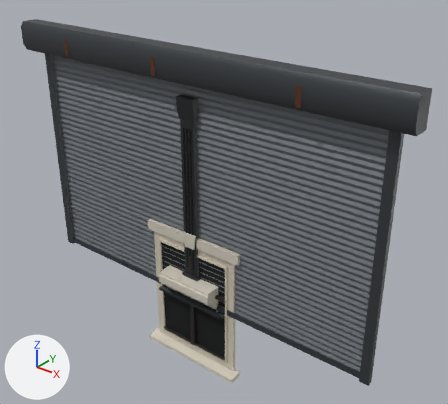
A saved change to the glTF model public/models/buildings.glb.
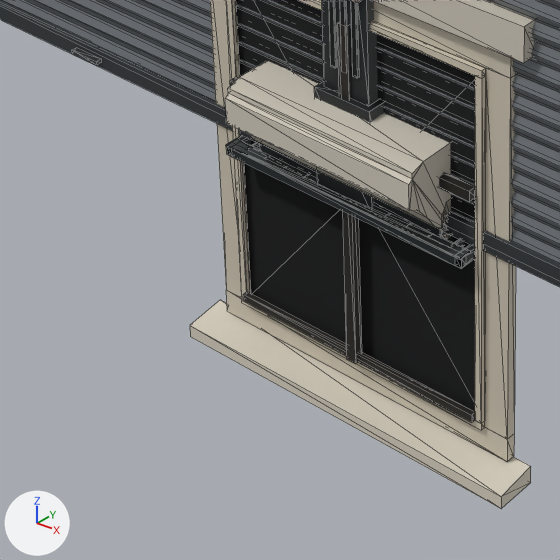
Each version is shown whole from a 50 mm camera at (5.52, -6.17, 5.72) aimed at (0.27, 0.39, 1.65), then close up on the part from 22% to 55% of the width and 62% to 98% of the height. Every picture has the same lights, and +X, +Y and +Z are marked at lower left. The first two pictures are the older version. The close-ups show mesh edges as thin lines. Where no turn or scale is listed for an object, it has been applied to the vertices.

Script lines for the objects in view, before the commit:
```python
me_shop_ledge = bpy.data.meshes.new('shop_ledge')
me_shop_ledge.from_pydata(...)  # 12 vertices, 20 faces; spans x -0.5..0.5, y -0.05..0.05, z -0.045..0.045
me_shop_ledge.materials.append(mat_bld_shop)  # black #23282a
me_stair_tread = bpy.data.meshes.new('stair_tread')
me_stair_tread.from_pydata(...)  # 128 vertices, 204 faces; spans x -0.65..0.65, y -0.153..0.153, z -0.027..0.027
# faces by material slot: [48, 12, 144]
me_stair_tread.materials.append(mat_bld_steel)  # dark grey #3d4447
me_stair_tread.materials.append(mat_bld_checker)  # grey #6a7174
me_stair_tread.materials.append(mat_bld_grating)  # dark grey #4b5254
me_window_unit = bpy.data.meshes.new('window_unit')
me_window_unit.from_pydata(...)  # 112 vertices, 196 faces; spans x -0.9..0.9, y -0.1..0.1, z -1.23..1.23
# faces by material slot: [96, 12, 36, 28, 24]
me_window_unit.materials.append(mat_bld_frame)  # pale yellow #cfc6b4
me_window_unit.materials.append(mat_bld_recess)  # black #07090c
me_window_unit.materials.append(mat_bld_sash)  # black #2a2622
me_window_unit.materials.append(mat_bld_stone)  # pale yellow #d8d0c0
me_window_unit.materials.append(mat_bld_trim)  # pale yellow #cfc8ba
ob_shop_ledge = bpy.data.objects.new('shop_ledge', me_shop_ledge)
ob_shop_ledge.location = (0.0, -0.05, 0.045)
ob_stair_tread = bpy.data.objects.new('stair_tread', me_stair_tread)
ob_stair_tread.location = (0.0, -0.002, 0.002)
ob_window_unit = bpy.data.objects.new('window_unit', me_window_unit)
ob_window_unit.location = (0.0, -0.1, -0.01)
# also in view: 'shutter' at (0.0, -0.15, 2.0); 'cornice' at (0.0, -0.14, 0.22); 'shop_pilaster' at (0.0, -0.06, 1.66)
```
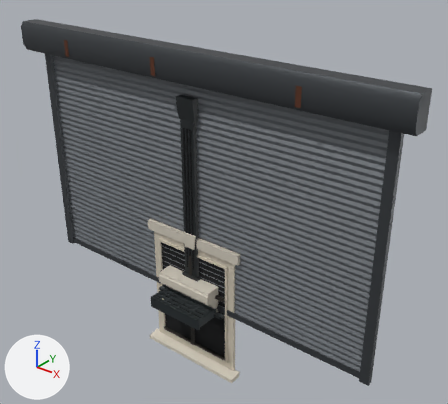
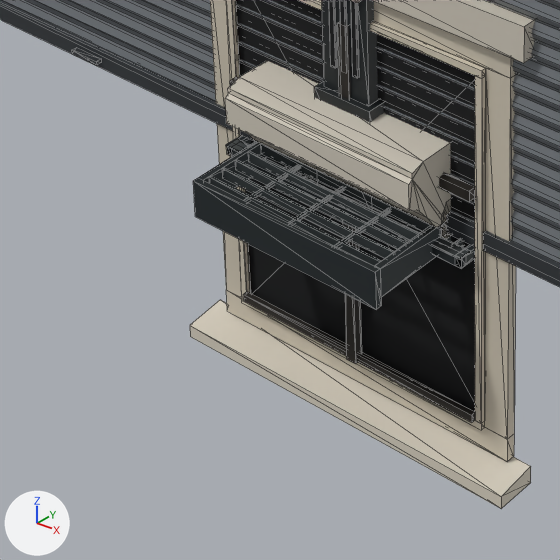
The change, as a list of edits to the scene's bpy script:
```text
Add me_grating_deck:
    me_grating_deck.from_pydata(...)  # 148 vertices, 228 faces; spans x -0.5..0.5, y -0.5..0.5, z -0.09..0.09
    # faces by material slot: [48, 180]
    me_grating_deck.materials.append(mat_bld_steel)  # dark grey #3d4447
    me_grating_deck.materials.append(mat_bld_grating)  # dark grey #4b5254
Add ob_grating_deck:
    ob_grating_deck = bpy.data.objects.new('grating_deck', me_grating_deck)
    ob_grating_deck.location = (0.0, 0.0, 0.0)
```

Where the change shows, as pixel boxes (x1, y1, x2, y2) in the close-ups (560 x 560 px):
'grating_deck', added
    after: (193, 141, 451, 309)
    faces in mat_bld_steel (dark grey #3d4447): (193, 141, 451, 309)
    faces in mat_bld_grating (dark grey #4b5254): (209, 144, 430, 266)
'stair_tread', unchanged, covered by the edit
    both: (226, 135, 475, 268)
